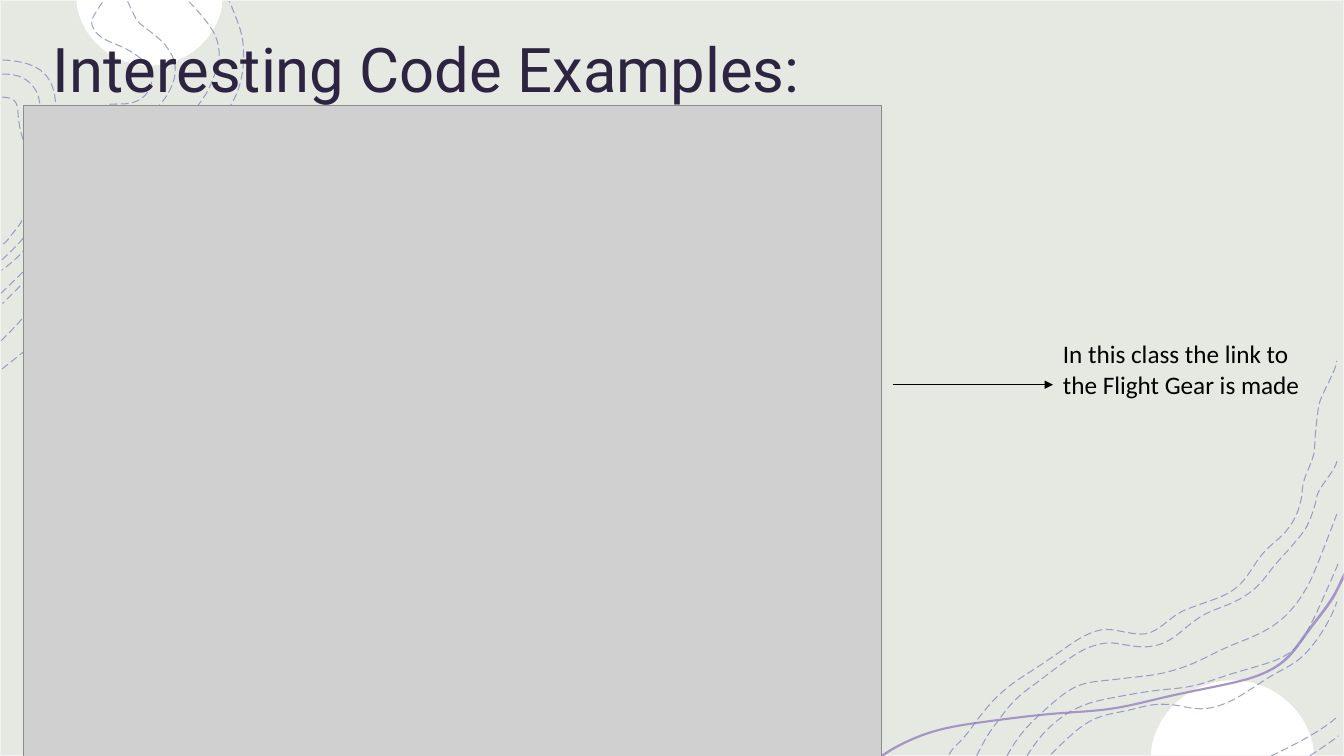
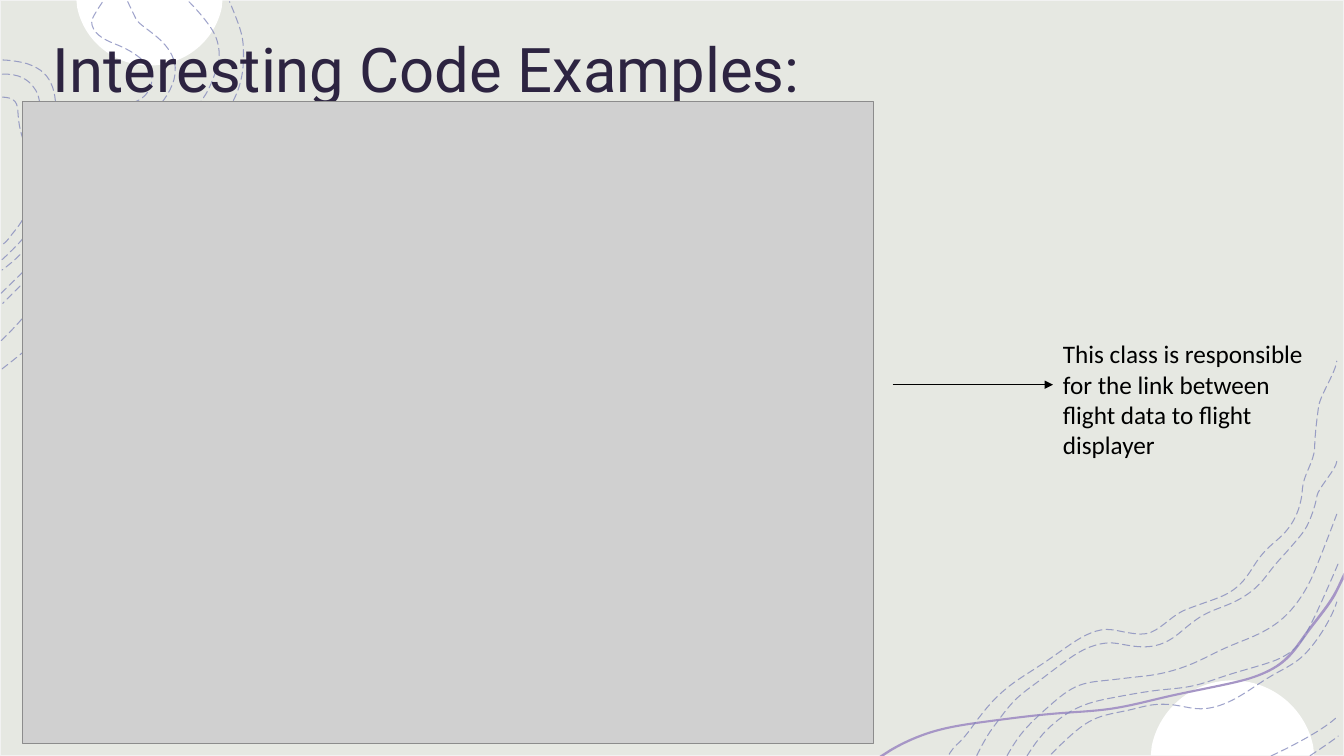
Before and after one commit to vaknin34/Flight-detector-java-, a slide deck: slide 4 of Files/PTM Project.pptx. Drawn at 1344x756 pixels with LibreOffice and Linux fonts; fonts in the diff are those of the drawing; grey boxes stand for pictures. Boxes give left, top, right and bottom in pixels: in the first picture for what was removed or moved away, otherwise in the second. Text is boxed around its words. In the diff, an @@ line names an element or a change of style, - is before the commit and + after.

```diff
--- a/Files/PTM Project.pptx
+++ b/Files/PTM Project.pptx
@@ picture: place and size @@
-picture at [24,106,882,756]
+picture at [23,102,874,743]
@@ text at [1063,345,1303,458]: text changed @@
-In this class the link to the Flight Gear is made
+This class is responsible for the link between flight data to flight displayer
```
Also in this commit, not shown: 3 other slides changed, 5 other files.
